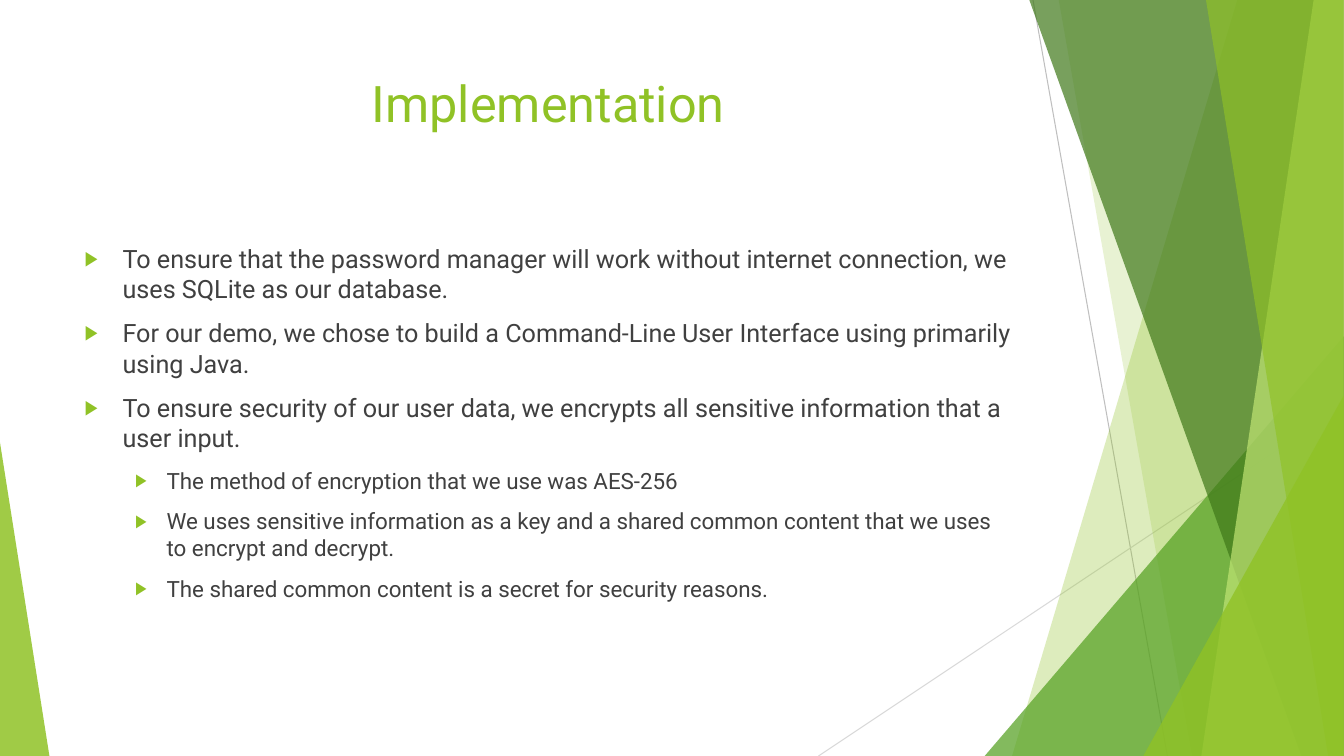
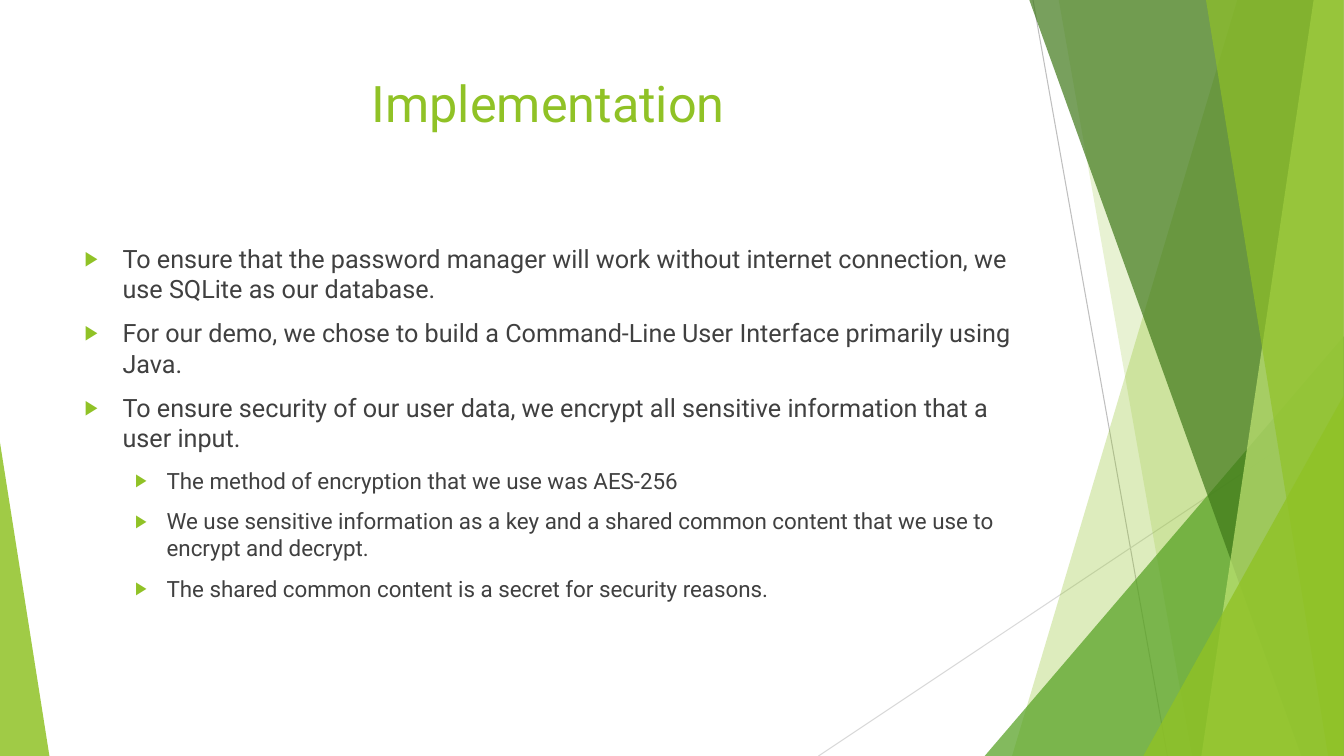
Before and after one commit to Anghagaed/Database-Project, a slide deck: slide 6 of Password Manager PPPT.pptx. Drawn at 1344x756 pixels with LibreOffice and Linux fonts; fonts in the diff are those of the drawing. Boxes give left, top, right and bottom in pixels: in the first picture for what was removed or moved away, otherwise in the second. Text is boxed around its words. In the diff, an @@ line names an element or a change of style, - is before the commit and + after.

```diff
--- a/Password Manager PPPT.pptx
+++ b/Password Manager PPPT.pptx
@@ text at (123, 249, 1010, 452): text changed @@
-▶ To ensure that the password manager will work without internet connection, we uses SQLite as our database.
-▶ For our demo, we chose to build a Command-Line User Interface using primarily using Java.
-▶ To ensure security of our user data, we encrypts all sensitive information that a user input.
+▶ To ensure that the password manager will work without internet connection, we use SQLite as our database.
+▶ For our demo, we chose to build a Command-Line User Interface primarily using Java.
+▶ To ensure security of our user data, we encrypt all sensitive information that a user input.
@@ text at (167, 512, 993, 561): text changed @@
-  ▶ We uses sensitive information as a key and a shared common content that we uses to encrypt and decrypt.
+  ▶ We use sensitive information as a key and a shared common content that we use to encrypt and decrypt.
```
Also in this commit, not shown: 4 other slides changed, 1 slide added, 1 slide removed, 5 other files.
